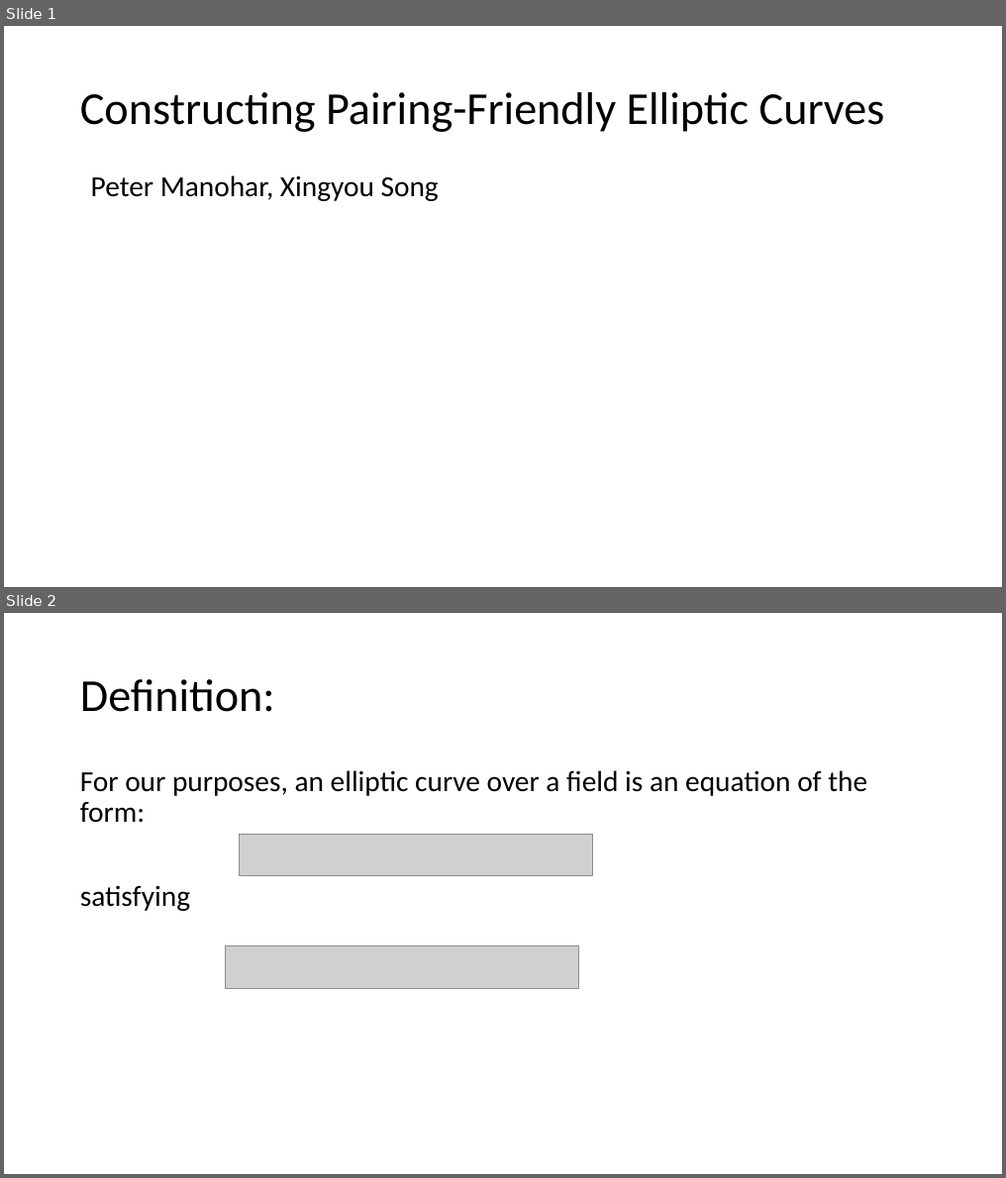
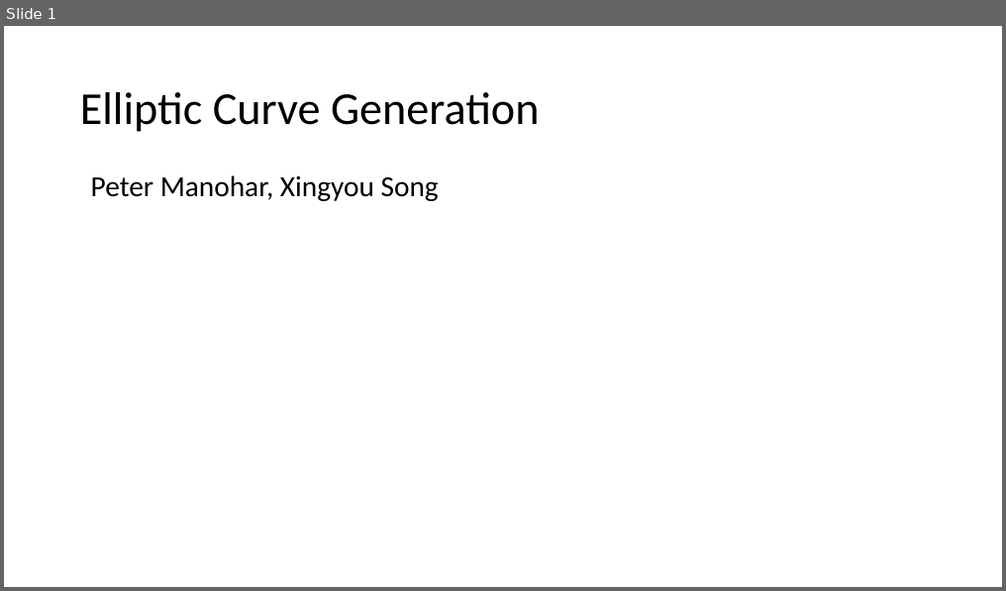
Before and after one commit to Srizzle/CS276-Project-Writeup, a slide deck: Presentation.ppt.pptx. Shown one above the other, each under a label of ours: slides 1 and 2 before the commit, slide 1 after it. The pictures are 1006x1178 and 1006x591 pixels, drawn with LibreOffice and Linux fonts; fonts in the diff are those of the drawing; grey boxes stand for pictures. Boxes give left, top, right and bottom in pixels: in the first picture for what was removed or moved away, otherwise in the second. Text is boxed around its words. In the diff, an @@ line names an element or a change of style, - is before the commit and + after.

```diff
--- a/Presentation.ppt.pptx
+++ b/Presentation.ppt.pptx
@@ slide 2 removed at box(4, 613, 1002, 1174), background #FFFFFF @@
@@ title removed at box(80, 679, 275, 712) @@
-Definition:
@@ text removed at box(80, 770, 867, 911) @@
-For our purposes, an elliptic curve over a field is an equation of the form:
-satisfying
@@ picture removed at box(239, 834, 592, 875) @@
@@ picture removed at box(226, 947, 579, 989) @@
@@ slide 1 changed as well @@
@@ title at box(80, 92, 540, 132): text changed @@
-Constructing Pairing-Friendly Elliptic Curves
+Elliptic Curve Generation
```
Also in this commit, not shown: 1 slide added, 7 other slides removed, 1 other file.
